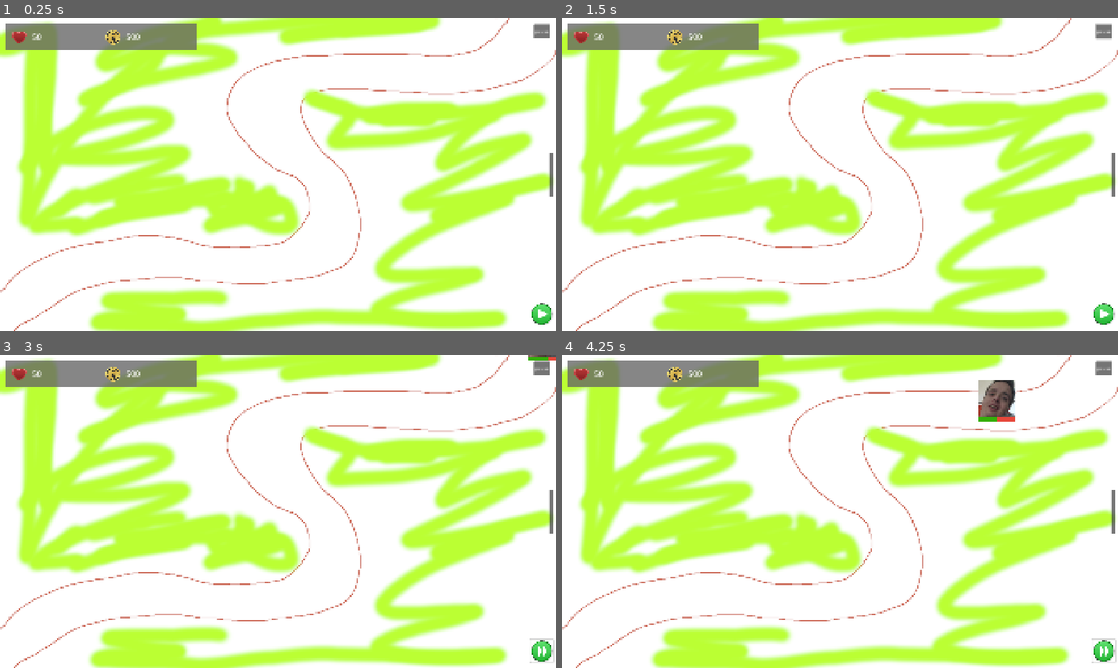
Above: before the commit, frames 1-4 (two rows, left to right).
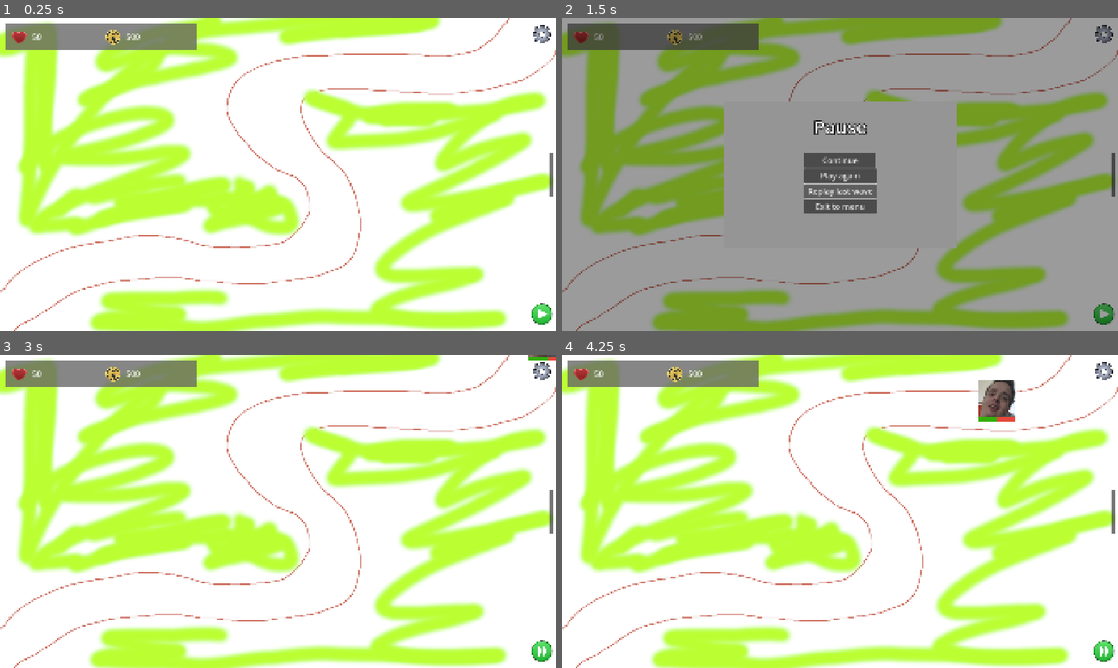
Above: after the commit, the same moments.

Repository: AstroFP/BrainRot-Tower-Defense
Game: Godot game, scene res://scenes/levels/test_level.tscn
Same seed, same stepped clock (60 frames per second), same inputs: the game is played once before the commit and once after it.
Inputs (mouse positions are in pixels of both pictures, inside the frame that each line leads up to; where the layout moved, square brackets give the same spot in the first picture):
- Up to frame 1 (0.25 s): no input
- Up to frame 2 (1.5 s): click (1101, 33) [1101, 30] at 0.5 s; click (840, 190) at 1.25 s, where only the run after the commit has a clickable "Replay last wave"
- Up to frame 3 (3 s): click (278, 511) at 2 s, where only the run after the commit has a clickable "Play again"; click (539, 649) at 2.75 s
- Up to frame 4 (4.25 s): click (1101, 649) at 3.5 s

The runs differ from the first frame. In frame 1, 0.2% of the frame differs, in the area x 95-100%, y 1-8%; in frame 2, 100%, in the area x 0-100%, y 0-100%; in frame 3, 0.2%; in frame 4, 0.2%.

Commit message:
feat: Implement pause menu functionality, update pause manu structure

Diff:
--- a/scenes/ui/ui.tscn
+++ b/scenes/ui/ui.tscn
@@ -6,8 +6,14 @@
 [ext_resource type="Script" uid="uid://cpyc1d248rktr" path="res://scripts/ui/play_btn.gd" id="3_7vp6q"]
 [ext_resource type="Texture2D" uid="uid://ckok8l2ekcfew" path="res://assets/sprites/ui/heart.png" id="3_g5kmx"]
 [ext_resource type="Texture2D" uid="uid://dlk8a52y78vmp" path="res://assets/sprites/ui/play_btn.png" id="3_jcn1r"]
+[ext_resource type="Texture2D" uid="uid://bi4lfvv0eww03" path="res://assets/sprites/ui/options_btn.png" id="3_y220t"]
 [ext_resource type="Texture2D" uid="uid://bs6obqfnecq1v" path="res://assets/sprites/ui/rotcoin.png" id="5_0dwhk"]
 [ext_resource type="Script" uid="uid://ct5j6a4vnfb62" path="res://scripts/ui/game_over_panel.gd" id="6_pfayw"]
+[ext_resource type="Script" uid="uid://dechlfp15kj8m" path="res://scripts/ui/pause_menu.gd" id="9_uegxj"]
+
+[sub_resource type="StyleBoxEmpty" id="StyleBoxEmpty_y220t"]
+
+[sub_resource type="StyleBoxEmpty" id="StyleBoxEmpty_4kltc"]
 
 [node name="UICanvas" type="CanvasLayer"]
 script = ExtResource("1_f5cxw")
@@ -69,11 +75,15 @@
 theme_override_constants/margin_bottom = 20
 
 [node name="PauseBtn" type="Button" parent="UIContainer/UI/TowerBuyMenuWrapper/RightMenuBtnContainer"]
-custom_minimum_size = Vector2(50, 50)
+custom_minimum_size = Vector2(70, 70)
 layout_mode = 2
 size_flags_horizontal = 4
 size_flags_vertical = 0
-text = "pause"
+theme_override_styles/focus = SubResource("StyleBoxEmpty_y220t")
+icon = ExtResource("3_y220t")
+flat = true
+icon_alignment = 1
+expand_icon = true
 
 [node name="ToggleTowerBuyMenuBtn" type="Button" parent="UIContainer/UI/TowerBuyMenuWrapper/RightMenuBtnContainer"]
 custom_minimum_size = Vector2(15, 150)
@@ -86,6 +96,7 @@
 layout_mode = 2
 size_flags_horizontal = 4
 size_flags_vertical = 8
+theme_override_styles/focus = SubResource("StyleBoxEmpty_4kltc")
 icon = ExtResource("3_jcn1r")
 flat = true
 icon_alignment = 1
@@ -272,27 +283,30 @@
 theme_override_font_sizes/font_size = 28
 text = "Exit to menu"
 
-[node name="PauseMenu" type="MarginContainer" parent="UIContainer/UI"]
-visible = false
+[node name="PauseMenuWrapper" type="MarginContainer" parent="UIContainer/UI"]
+layout_mode = 1
+anchors_preset = 15
+anchor_right = 1.0
+anchor_bottom = 1.0
+grow_horizontal = 2
+grow_vertical = 2
+script = ExtResource("9_uegxj")
+
+[node name="PauseMenuBgFade" type="ColorRect" parent="UIContainer/UI/PauseMenuWrapper"]
+layout_mode = 2
+color = Color(0, 0, 0, 0.392157)
+
+[node name="PauseMenu" type="MarginContainer" parent="UIContainer/UI/PauseMenuWrapper"]
 custom_minimum_size = Vector2(800, 500)
-layout_mode = 1
-anchors_preset = 8
-anchor_left = 0.5
-anchor_top = 0.5
-anchor_right = 0.5
-anchor_bottom = 0.5
-offset_left = -20.0
-offset_top = -20.0
-offset_right = 20.0
-offset_bottom = 20.0
-grow_horizontal = 2
-grow_vertical = 2
-
-[node name="PauseMenuBg" type="ColorRect" parent="UIContainer/UI/PauseMenu"]
+layout_mode = 2
+size_flags_horizontal = 4
+size_flags_vertical = 4
+
+[node name="PauseMenuBg" type="ColorRect" parent="UIContainer/UI/PauseMenuWrapper/PauseMenu"]
 layout_mode = 2
 color = Color(0.585062, 0.585062, 0.585062, 1)
 
-[node name="PauseMenuItemsWrapper" type="MarginContainer" parent="UIContainer/UI/PauseMenu/PauseMenuBg"]
+[node name="PauseMenuItemsWrapper" type="MarginContainer" parent="UIContainer/UI/PauseMenuWrapper/PauseMenu/PauseMenuBg"]
 layout_mode = 1
 anchors_preset = 15
 anchor_right = 1.0
@@ -301,10 +315,10 @@
 grow_vertical = 2
 theme_override_constants/margin_top = 40
 
-[node name="PauseMenuItems" type="VBoxContainer" parent="UIContainer/UI/PauseMenu/PauseMenuBg/PauseMenuItemsWrapper"]
-layout_mode = 2
-
-[node name="PauseMenuHeader" type="Label" parent="UIContainer/UI/PauseMenu/PauseMenuBg/PauseMenuItemsWrapper/PauseMenuItems"]
+[node name="PauseMenuItems" type="VBoxContainer" parent="UIContainer/UI/PauseMenuWrapper/PauseMenu/PauseMenuBg/PauseMenuItemsWrapper"]
+layout_mode = 2
+
+[node name="PauseMenuHeader" type="Label" parent="UIContainer/UI/PauseMenuWrapper/PauseMenu/PauseMenuBg/PauseMenuItemsWrapper/PauseMenuItems"]
 layout_mode = 2
 size_flags_vertical = 1
 theme_override_colors/font_color = Color(1, 1, 1, 1)
@@ -315,11 +329,20 @@
 horizontal_alignment = 1
 vertical_alignment = 1
 
-[node name="HSeparator" type="HSeparator" parent="UIContainer/UI/PauseMenu/PauseMenuBg/PauseMenuItemsWrapper/PauseMenuItems"]
+[node name="HSeparator" type="HSeparator" parent="UIContainer/UI/PauseMenuWrapper/PauseMenu/PauseMenuBg/PauseMenuItemsWrapper/PauseMenuItems"]
 layout_mode = 2
 theme_override_constants/separation = 40
 
-[node name="PlayAgainBtn" type="Button" parent="UIContainer/UI/PauseMenu/PauseMenuBg/PauseMenuItemsWrapper/PauseMenuItems"]
+[node name="ContinueBtn" type="Button" parent="UIContainer/UI/PauseMenuWrapper/PauseMenu/PauseMenuBg/PauseMenuItemsWrapper/PauseMenuItems"]
+clip_contents = true
+custom_minimum_size = Vector2(250, 0)
+layout_mode = 2
+size_flags_horizontal = 4
+size_flags_vertical = 4
+theme_override_font_sizes/font_size = 28
+text = "Continue"
+
+[node name="PlayAgainBtn" type="Button" parent="UIContainer/UI/PauseMenuWrapper/PauseMenu/PauseMenuBg/PauseMenuItemsWrapper/PauseMenuItems"]
 custom_minimum_size = Vector2(250, 0)
 layout_mode = 2
 size_flags_horizontal = 4
@@ -327,7 +350,7 @@
 theme_override_font_sizes/font_size = 28
 text = "Play again"
 
-[node name="ReplayLastWaveBtn" type="Button" parent="UIContainer/UI/PauseMenu/PauseMenuBg/PauseMenuItemsWrapper/PauseMenuItems"]
+[node name="ReplayLastWaveBtn" type="Button" parent="UIContainer/UI/PauseMenuWrapper/PauseMenu/PauseMenuBg/PauseMenuItemsWrapper/PauseMenuItems"]
 custom_minimum_size = Vector2(250, 0)
 layout_mode = 2
 size_flags_horizontal = 4
@@ -335,7 +358,7 @@
 theme_override_font_sizes/font_size = 28
 text = "Replay last wave"
 
-[node name="ExitBtn" type="Button" parent="UIContainer/UI/PauseMenu/PauseMenuBg/PauseMenuItemsWrapper/PauseMenuItems"]
+[node name="ExitBtn" type="Button" parent="UIContainer/UI/PauseMenuWrapper/PauseMenu/PauseMenuBg/PauseMenuItemsWrapper/PauseMenuItems"]
 custom_minimum_size = Vector2(250, 0)
 layout_mode = 2
 size_flags_horizontal = 4
@@ -343,9 +366,14 @@
 theme_override_font_sizes/font_size = 28
 text = "Exit to menu"
 
+[connection signal="pressed" from="UIContainer/UI/TowerBuyMenuWrapper/RightMenuBtnContainer/PauseBtn" to="." method="_on_pause_btn_pressed"]
 [connection signal="pressed" from="UIContainer/UI/TowerBuyMenuWrapper/RightMenuBtnContainer/ToggleTowerBuyMenuBtn" to="UIContainer/UI/TowerBuyMenuWrapper" method="_on_toggle_tower_buy_menu_btn_pressed"]
 [connection signal="pressed" from="UIContainer/UI/TowerBuyMenuWrapper/RightMenuBtnContainer/PlayBtn" to="." method="_on_play_btn_pressed"]
 [connection signal="available_money_changed" from="UIContainer/UI/ResourcesPanel" to="UIContainer/UI/TowerBuyMenuWrapper" method="_on_available_money_changed"]
 [connection signal="pressed" from="UIContainer/UI/GameOverPanel/GameOverPanelBg/GameOverPanelItemsWrapper/GameOverPanelItems/PlayAgainBtn" to="UIContainer/UI/GameOverPanel" method="_on_play_again_btn_pressed"]
 [connection signal="pressed" from="UIContainer/UI/GameOverPanel/GameOverPanelBg/GameOverPanelItemsWrapper/GameOverPanelItems/ReplayLastWaveBtn" to="UIContainer/UI/GameOverPanel" method="_on_replay_last_wave_btn_pressed"]
 [connection signal="pressed" from="UIContainer/UI/GameOverPanel/GameOverPanelBg/GameOverPanelItemsWrapper/GameOverPanelItems/Exitbtn" to="UIContainer/UI/GameOverPanel" method="_on_exitbtn_pressed"]
+[connection signal="pause_menu_closed" from="UIContainer/UI/PauseMenuWrapper" to="." method="_on_pause_menu_closed"]
+[connection signal="pause_menu_opened" from="UIContainer/UI/PauseMenuWrapper" to="." method="_on_pause_menu_opened"]
+[connection signal="pressed" from="UIContainer/UI/PauseMenuWrapper/PauseMenu/PauseMenuBg/PauseMenuItemsWrapper/PauseMenuItems/ContinueBtn" to="UIContainer/UI/PauseMenuWrapper" method="_on_continue_btn_pressed"]
+[connection signal="pressed" from="UIContainer/UI/PauseMenuWrapper/PauseMenu/PauseMenuBg/PauseMenuItemsWrapper/PauseMenuItems/PlayAgainBtn" to="UIContainer/UI/PauseMenuWrapper" method="_on_play_again_btn_pressed"]
--- a/scripts/game_manager.gd
+++ b/scripts/game_manager.gd
@@ -125,6 +125,8 @@
 	ui = ui_scene.instantiate()
 	ui.game_rules = game_rules
 	ui.connect("play_btn_pressed",_on_play_btn_pressed)
+	ui.connect("pause_game",_on_game_pause)
+	ui.connect("unpause_game",_on_game_unpause)
 	add_child(ui)
 
 
@@ -182,3 +184,11 @@
 				ui.change_play_btn_icon_to_fast_forward()
 				spawn_wave(current_wave-1)
 				current_wave += 1
+
+
+func _on_game_pause():
+	pause_game()
+
+
+func _on_game_unpause():
+	unpause_game()
--- /dev/null
+++ b/scripts/ui/pause_menu.gd
@@ -0,0 +1,52 @@
+extends MarginContainer
+
+signal pause_menu_opened
+signal pause_menu_closed
+
+@onready var pause_menu = $PauseMenu
+
+var touch_start_time := 0.0
+var holding := false
+var hold_threshold := 0.3
+
+# Called when the node enters the scene tree for the first time.
+func _ready():
+	process_mode = Node.PROCESS_MODE_WHEN_PAUSED
+	visible = false
+
+
+# Called every frame. 'delta' is the elapsed time since the previous frame.
+func _process(_delta):
+	pass
+
+
+func _input(event):
+	if event is InputEventScreenTouch:
+		if event.pressed:
+			touch_start_time = Time.get_ticks_msec() / 1000.0
+			holding = true
+		else:
+			var duration = (Time.get_ticks_msec() / 1000.0) - touch_start_time
+			holding = false
+			if duration < hold_threshold:
+				if !pause_menu.get_global_rect().has_point(event.position):
+						hide_pause_menu()
+
+
+# Pause menu buttons pressed handling
+func _on_continue_btn_pressed():
+	hide_pause_menu()
+
+
+func _on_play_again_btn_pressed():
+	get_tree().reload_current_scene()
+
+
+func show_pause_menu():
+	emit_signal("pause_menu_opened")
+	visible = true
+
+
+func hide_pause_menu():
+	emit_signal("pause_menu_closed")
+	visible = false
--- a/scripts/ui/ui_manager.gd
+++ b/scripts/ui/ui_manager.gd
@@ -3,12 +3,17 @@
 
 #signal money_count_changed(amount:int)
 signal play_btn_pressed
+signal pause_game
+signal unpause_game
 
 @onready var tower_buy_menu_wrapper = $UIContainer/UI/TowerBuyMenuWrapper
 @onready var resources_panel = $UIContainer/UI/ResourcesPanel
 @onready var game_over_panel = $UIContainer/UI/GameOverPanel
 @onready var play_btn = $UIContainer/UI/TowerBuyMenuWrapper/RightMenuBtnContainer/PlayBtn
-@onready var pause_menu = $UIContainer/UI/PauseMenu
+@onready var pause_menu_wrapper = $UIContainer/UI/PauseMenuWrapper
+@onready var pause_btn = $UIContainer/UI/TowerBuyMenuWrapper/RightMenuBtnContainer/PauseBtn
+
+
 
 var game_rules: GameRules
 
@@ -22,6 +27,7 @@
 
 	# setup resources panel
 	resources_panel.setup_resources_panel(game_rules.starting_lives, game_rules.starting_cash)
+
 
 # Called every frame. 'delta' is the elapsed time since the previous frame.
 func _process(_delta):
@@ -43,6 +49,7 @@
 func change_play_btn_icon_to_play():
 	play_btn.change_icon_to_play()
 
+
 func change_play_btn_icon_to_fast_forward():
 	play_btn.change_icon_to_fast_forwad()
 
@@ -50,3 +57,15 @@
 # signal handlers
 func _on_play_btn_pressed():
 	emit_signal("play_btn_pressed")
+
+
+func _on_pause_btn_pressed():
+	pause_menu_wrapper.show_pause_menu()
+
+
+func _on_pause_menu_opened():
+	emit_signal("pause_game")
+
+
+func _on_pause_menu_closed():
+	emit_signal("unpause_game")
Binary file added: assets/sprites/ui/options_btn.png
Not shown, added: assets/sprites/ui/options_btn.png.import
Not shown: 1 places in scenes/ui/ui.tscn that only renumber resources
Not shown, added: scripts/ui/pause_menu.gd.uid
